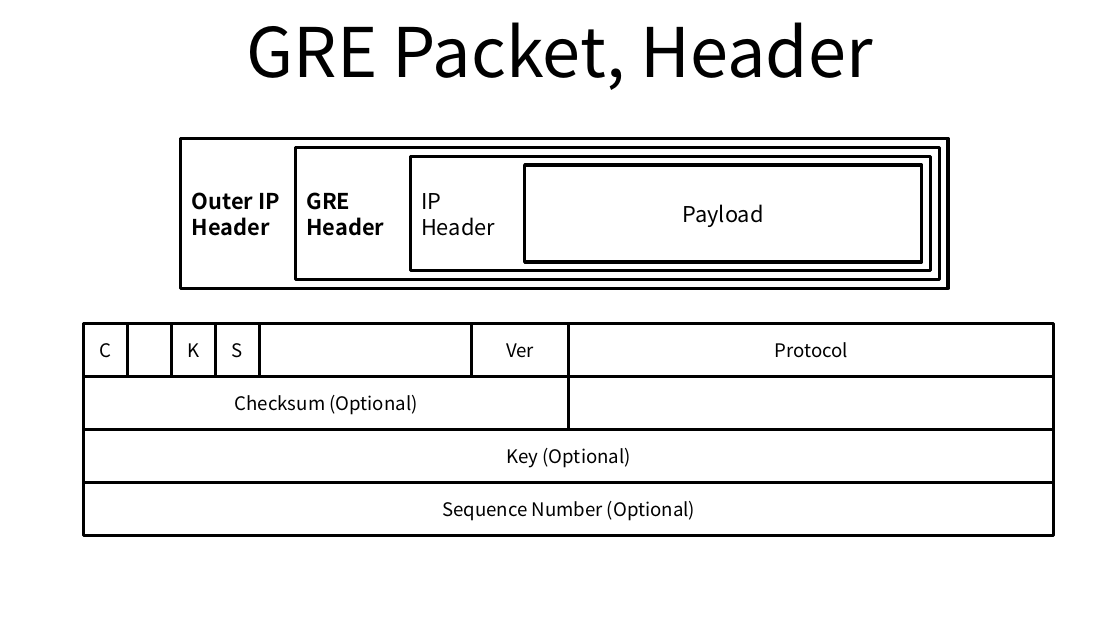
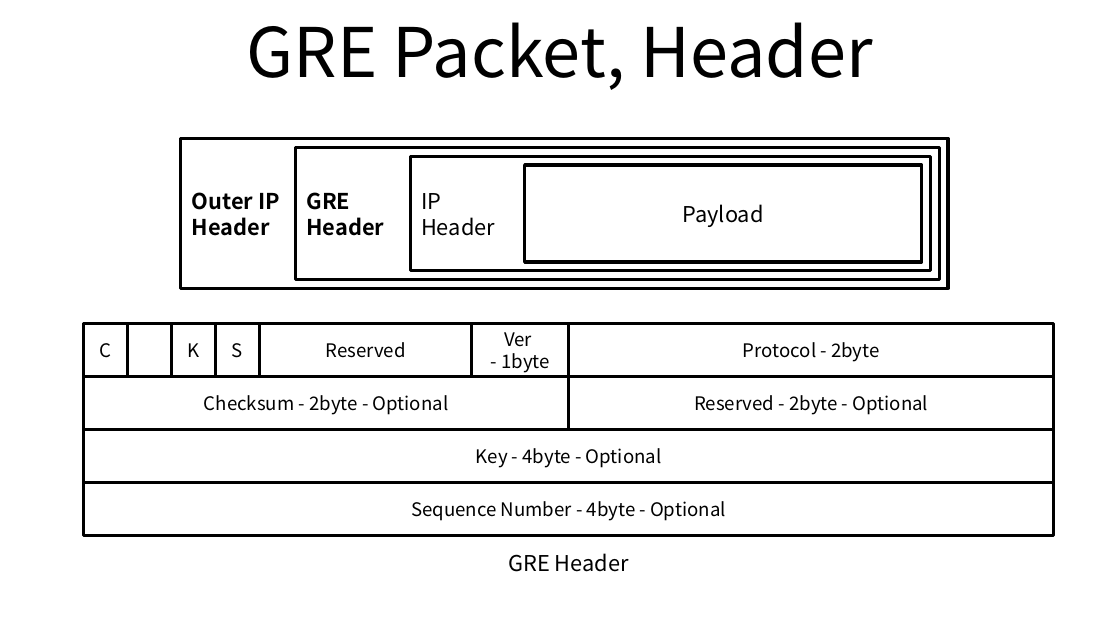
Before and after one commit to ssup2/blog-old, a slide deck: slide 3 of images/theory_analysis/IPIP_GRE_Tunneling/IPIP_GRE_Tunneling.pptx. Drawn at 1120x630 pixels with LibreOffice and Linux fonts; fonts in the diff are those of the drawing. Boxes give left, top, right and bottom in pixels: in the first picture for what was removed or moved away, otherwise in the second. Text is boxed around its words. In the diff, an @@ line names an element or a change of style, - is before the commit and + after.

```diff
--- a/images/theory_analysis/IPIP_GRE_Tunneling/IPIP_GRE_Tunneling.pptx
+++ b/images/theory_analysis/IPIP_GRE_Tunneling/IPIP_GRE_Tunneling.pptx
@@ text in rectangle at (325,342,405,358): text added @@
+Reserved
@@ text in rectangle at (501,353,550,373): paragraph added @@
+- 1byte
@@ text in rectangle at (743,342,880,362): text changed @@
-Protocol
+Protocol - 2byte
@@ text in rectangle at (204,395,449,415): text changed @@
-Checksum (Optional)
+Checksum - 2byte - Optional
@@ text in rectangle at (694,395,929,415): text added @@
+Reserved - 2byte - Optional
@@ text in rectangle at (476,448,662,468): text changed @@
-Key (Optional)
+Key - 4byte - Optional
@@ text in rectangle at (411,501,726,521): text changed @@
-Sequence Number (Optional)
+Sequence Number - 4byte - Optional
@@ text added at (508,553,629,572), 14 pt, text #000000 @@
+GRE Header
```
Also in this commit, not shown: 4 other files.
